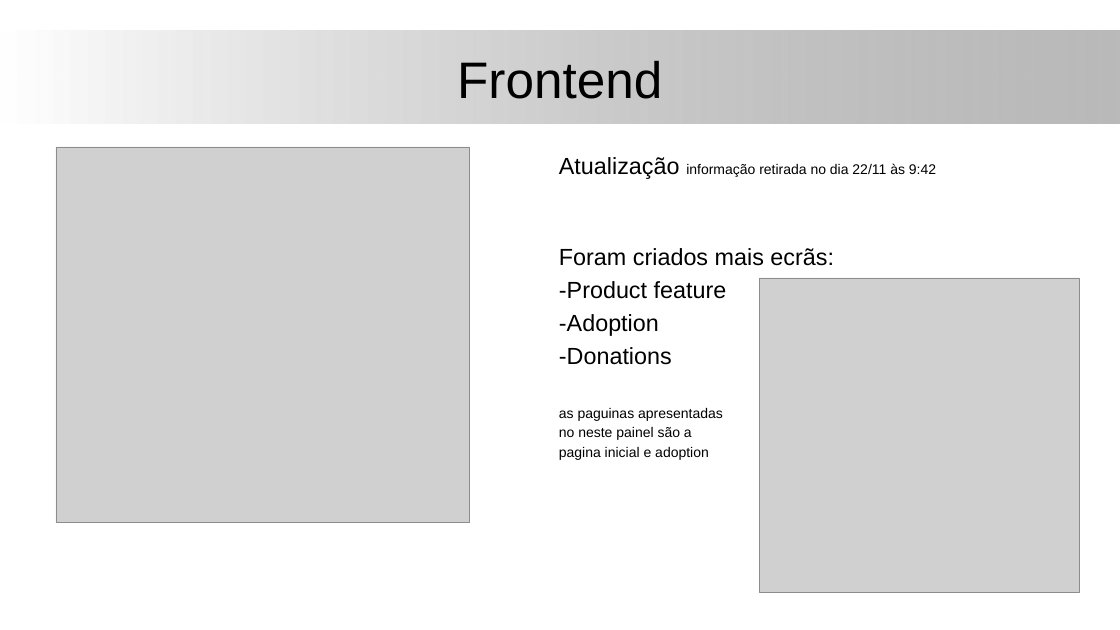
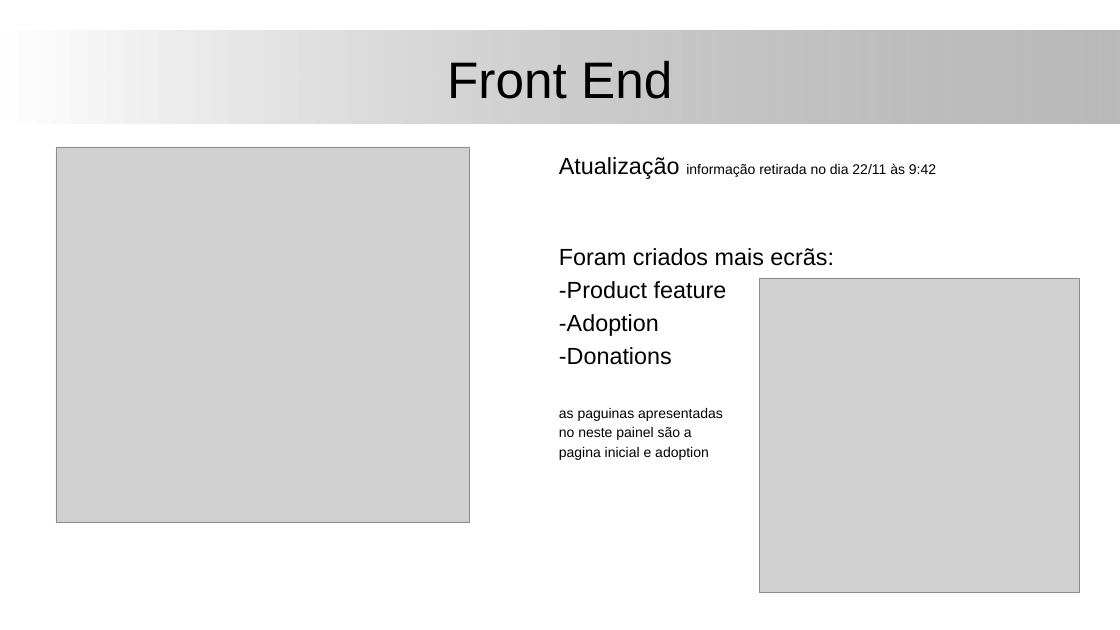
Before and after one commit to Zharlock/K-D, a slide deck: slide 7 of documents/Apresentação_22_11.pptx. Drawn at 1120x630 pixels with LibreOffice and Linux fonts; fonts in the diff are those of the drawing; grey boxes stand for pictures; background and template pictures are left out. Boxes give left, top, right and bottom in pixels: in the first picture for what was removed or moved away, otherwise in the second. Text is boxed around its words. In the diff, an @@ line names an element or a change of style, - is before the commit and + after.

```diff
--- a/documents/Apresentação_22_11.pptx
+++ b/documents/Apresentação_22_11.pptx
@@ title at [447,61,672,99]: text changed @@
-Frontend
+Front End
```
Also in this commit, not shown: 1 other slide changed.
